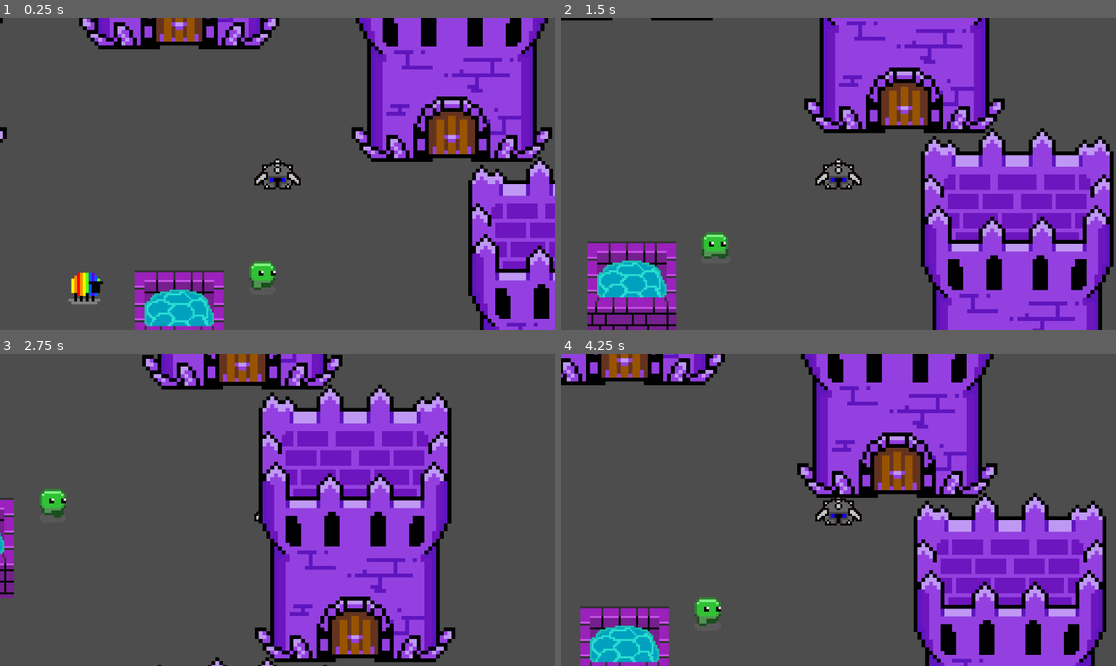
Above: before the commit, frames 1-4 (two rows, left to right).
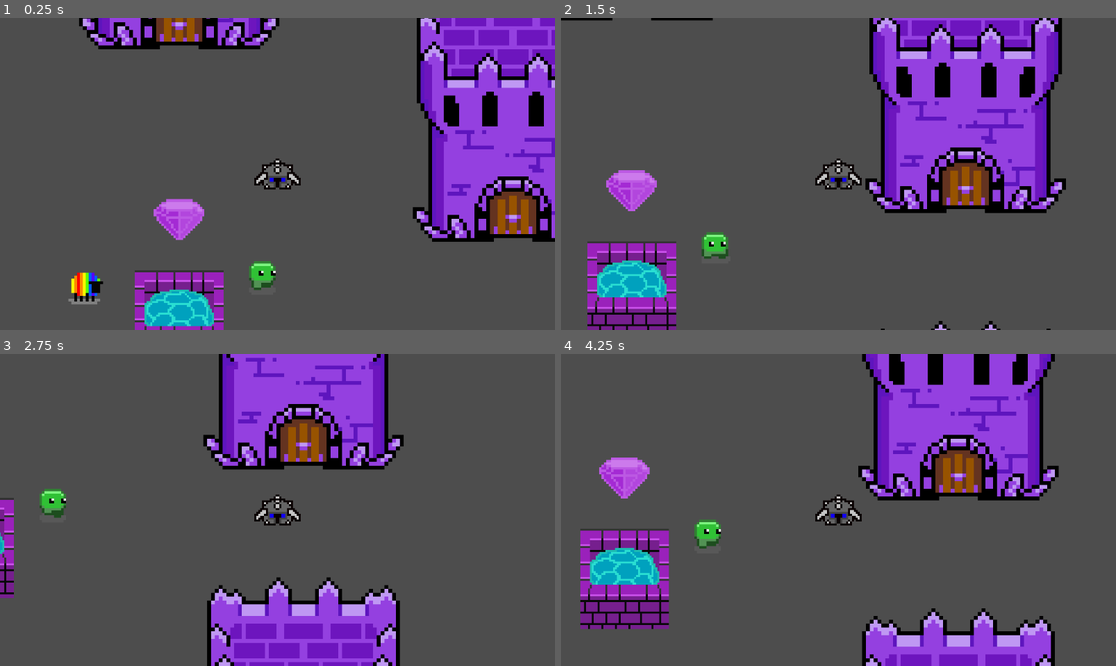
Above: after the commit, the same moments.

Repository: Tourtle21/DefendersOfTheKeep
Game: Godot game, scene res://world/world.tscn
Two runs of this game, one before a commit and one after it. Both use one fixed random seed, a clock stepped at 60 frames per second and the inputs below.
Inputs:
- Up to frame 1 (0.25 s): no input
- Up to frame 2 (1.5 s): hold D (move_right) 0.53-1.28 s; hold S (move_down) from 1.28 s (still down)
- Up to frame 3 (2.75 s): release S (move_down) at 2.03 s; hold D (move_right) from 2.03 s (still down)
- Up to frame 4 (4.25 s): release D (move_right) at 2.78 s; hold W (move_up) 2.78-3.53 s; hold A (move_left) from 3.53 s (still down)

The runs differ from the first frame. In frame 1, 24% of the frame differs, in the area x 0-100%, y 0-100%; in frame 2, 36%; in frame 3, 36%; in frame 4, 45%, in the area x 0-99%, y 0-100%.

Commit message:
updated towers and added crystal collectable

Diff:
--- /dev/null
+++ b/collectables/crystal/crystal.tscn
@@ -0,0 +1,17 @@
+[gd_scene load_steps=3 format=3 uid="uid://cju6xq1340lvt"]
+
+[ext_resource type="Texture2D" uid="uid://cp44676vo2pwo" path="res://collectables/crystal/crystal.png" id="1_o0cpc"]
+
+[sub_resource type="CircleShape2D" id="CircleShape2D_lc2e0"]
+radius = 5.09902
+
+[node name="Crystal" type="StaticBody2D"]
+scale = Vector2(5, 5)
+
+[node name="Sprite2D" type="Sprite2D" parent="."]
+texture_filter = 1
+texture = ExtResource("1_o0cpc")
+
+[node name="CollisionShape2D" type="CollisionShape2D" parent="."]
+position = Vector2(0, 38)
+shape = SubResource("CircleShape2D_lc2e0")
--- a/world/world.tscn
+++ b/world/world.tscn
@@ -6,6 +6,7 @@
 [ext_resource type="PackedScene" uid="uid://c8iriw732wf8i" path="res://scenery/well/well.tscn" id="4_xh45j"]
 [ext_resource type="PackedScene" uid="uid://dpmfhpwtjfpl3" path="res://collectables/sheep/sheep.tscn" id="5_nxk23"]
 [ext_resource type="PackedScene" uid="uid://bw210n8f5j5i8" path="res://scenery/tower/tower.tscn" id="6_cu4j2"]
+[ext_resource type="PackedScene" uid="uid://cju6xq1340lvt" path="res://collectables/crystal/crystal.tscn" id="7_56t1p"]
 
 [sub_resource type="Resource" id="Resource_lli0t"]
 resource_local_to_scene = true
@@ -39,20 +40,17 @@
 [node name="Tower2" parent="." instance=ExtResource("6_cu4j2")]
 position = Vector2(2.08165e-12, 800)
 
-[node name="Tower3" parent="." instance=ExtResource("6_cu4j2")]
-position = Vector2(800, 2.08165e-12)
-
-[node name="Tower4" parent="." instance=ExtResource("6_cu4j2")]
-position = Vector2(-800, 2.08165e-12)
-
 [node name="Tower5" parent="." instance=ExtResource("6_cu4j2")]
-position = Vector2(565.685, 565.685)
+position = Vector2(692.82, 400)
 
 [node name="Tower6" parent="." instance=ExtResource("6_cu4j2")]
-position = Vector2(-565.685, 565.685)
+position = Vector2(-692.82, 400)
 
 [node name="Tower7" parent="." instance=ExtResource("6_cu4j2")]
-position = Vector2(-565.685, -565.685)
+position = Vector2(-692.82, -400)
 
 [node name="Tower8" parent="." instance=ExtResource("6_cu4j2")]
-position = Vector2(565.685, -565.685)
+position = Vector2(692.82, -400)
+
+[node name="Crystal" parent="." instance=ExtResource("7_56t1p")]
+position = Vector2(0, -182)
Binary file added: collectables/crystal/crystal.png
Not shown, added: collectables/crystal/crystal.png.import
Not shown, added: collectables/sheep/rainbow sheep.png.import
Not shown: 1 places in world/world.tscn that only renumber resources
